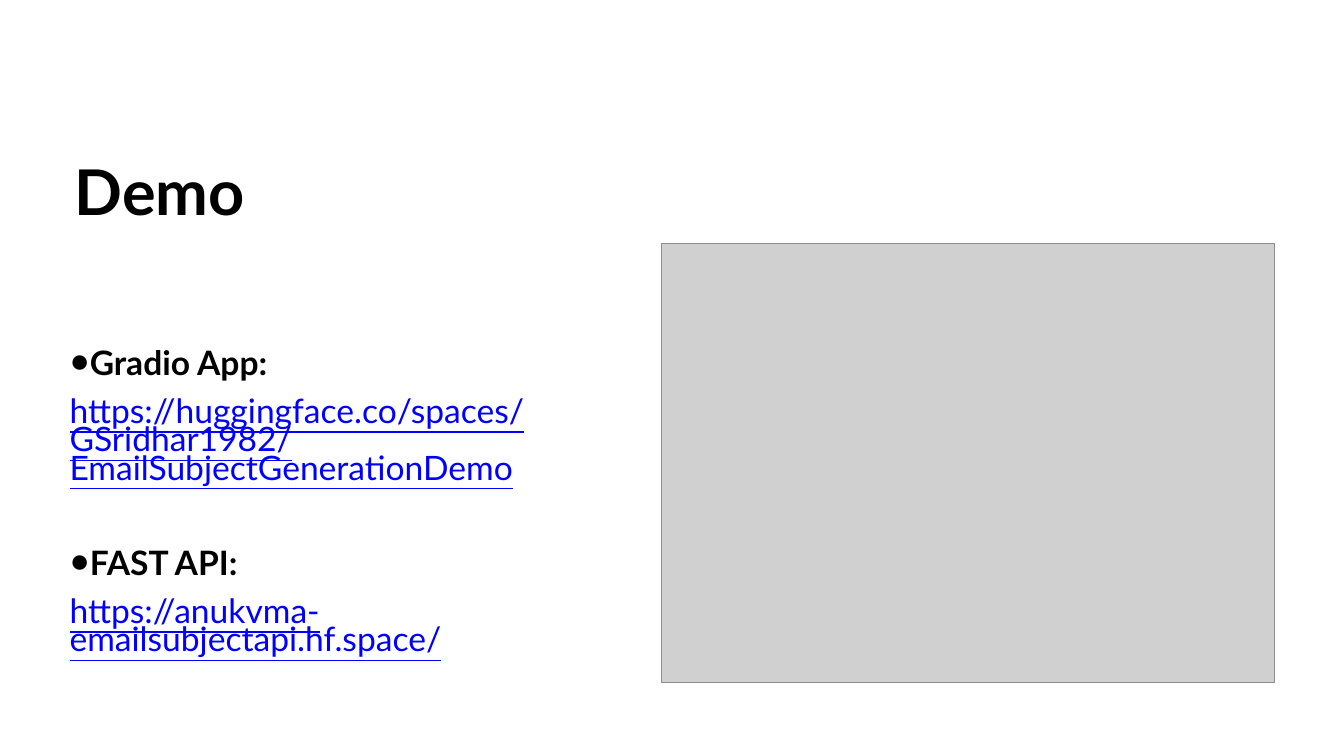
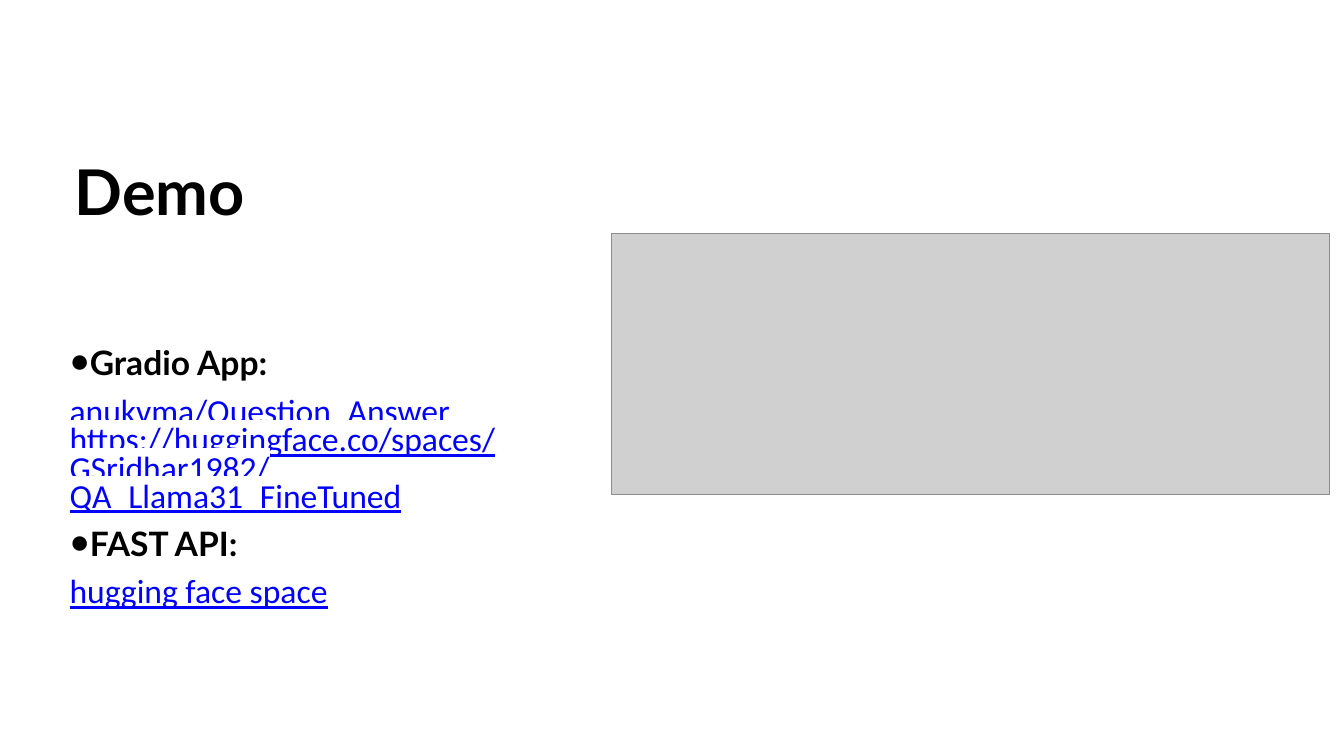
Before and after one commit to anukvma/group18_final_project, a slide deck: slide 15 of Group_18_Email_Subject_Generation_and_QA_Final_updated 2.pptx. Drawn at 1344x756 pixels with LibreOffice and Linux fonts; fonts in the diff are those of the drawing; grey boxes stand for pictures; background and template pictures are left out. Boxes give left, top, right and bottom in pixels: in the first picture for what was removed or moved away, otherwise in the second. Text is boxed around its words. In the diff, an @@ line names an element or a change of style, - is before the commit and + after.

```diff
--- a/Group_18_Email_Subject_Generation_and_QA_Final_updated 2.pptx
+++ b/Group_18_Email_Subject_Generation_and_QA_Final_updated 2.pptx
@@ picture: place and size @@
-picture at <box>661,244,1274,683</box>
+picture at <box>612,234,1330,495</box>
@@ text at <box>70,399,495,513</box>: text changed; font Lato to Calibri @@
-https://huggingface.co/spaces/GSridhar1982/EmailSubjectGenerationDemo
+anukvma/Question_Answer
+https://huggingface.co/spaces/GSridhar1982/QA_Llama31_FineTuned
@@ text at <box>70,579,328,609</box>: text changed; font Lato to Calibri @@
-https://anukvma-emailsubjectapi.hf.space/
+hugging face space
```
Also in this commit, not shown: 1 other slide changed, 1 other file.
